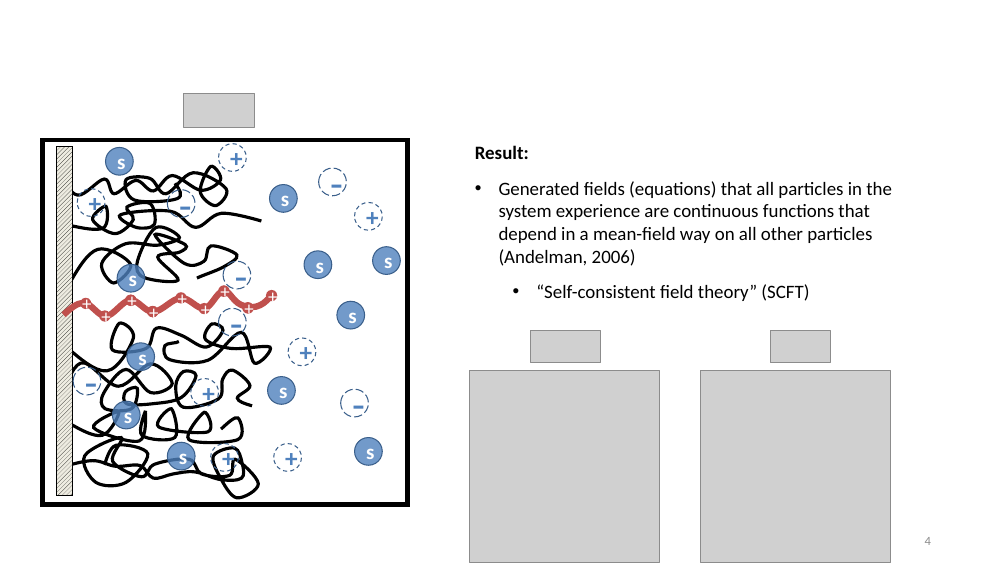
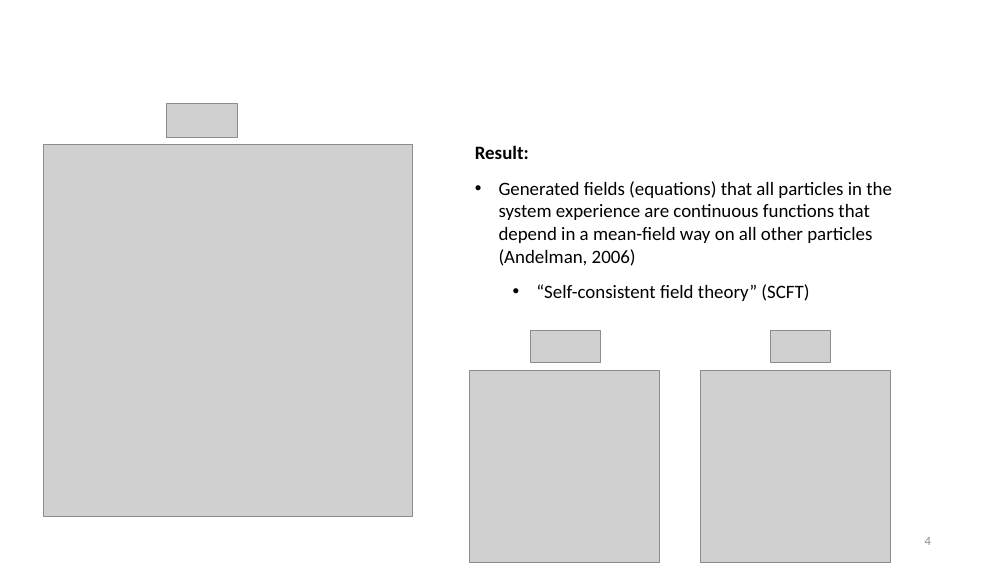
Before and after one commit to tyokokur/presentations, a slide deck: slide 4 of quals.pptx. Drawn at 1008x567 pixels with LibreOffice and Linux fonts; fonts in the diff are those of the drawing; grey boxes stand for pictures; background and template pictures are left out. Boxes give left, top, right and bottom in pixels: in the first picture for what was removed or moved away, otherwise in the second. Text is boxed around its words. In the diff, an @@ line names an element or a change of style, - is before the commit and + after.

```diff
--- a/quals.pptx
+++ b/quals.pptx
@@ picture: place and size @@
-picture at (184,94,255,128)
+picture at (167,104,238,138)
@@ picture added at (43,144,412,517) @@
@@ group removed at (42,140,407,504): 37 ellipses, 9 freeform shapes, 2 rectangles @@
-+
--
-+
--
-+
--
-+
-+
-+
--
--
--
-+
-s
-s
-s
-s
-s
-s
-s
-s
-s
-s
-s
-+
-+
-+
-+
-+
-+
-+
-+
-+
```
Also in this commit, not shown: 1 other slide changed.
